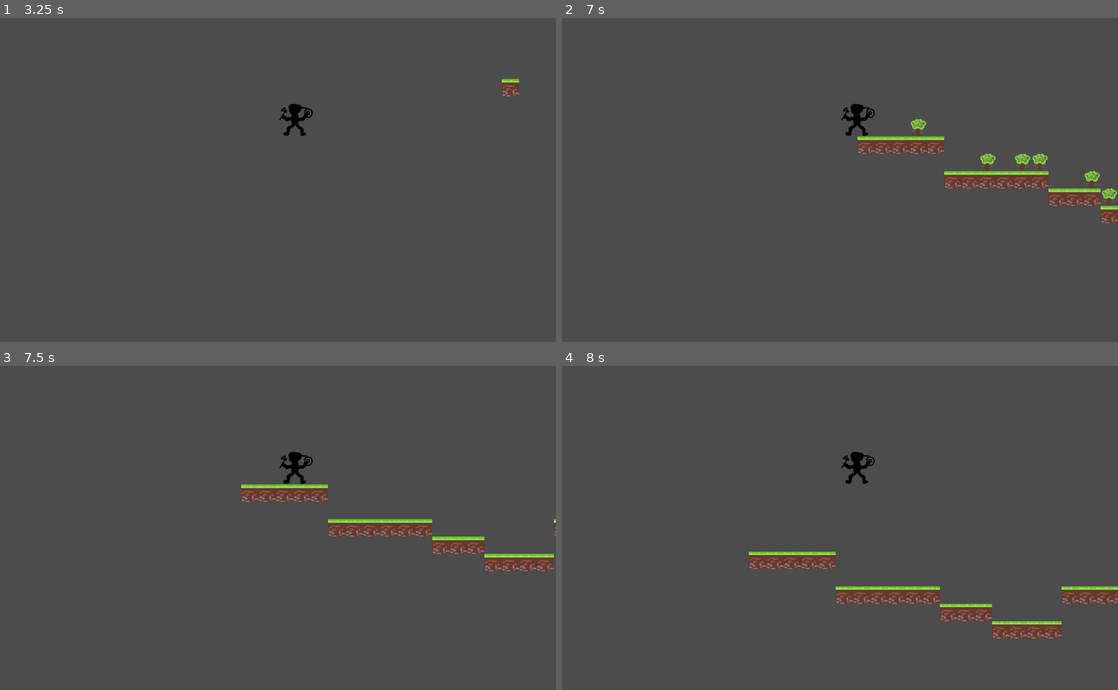
Above: before the commit, frames 1-4 (two rows, left to right).
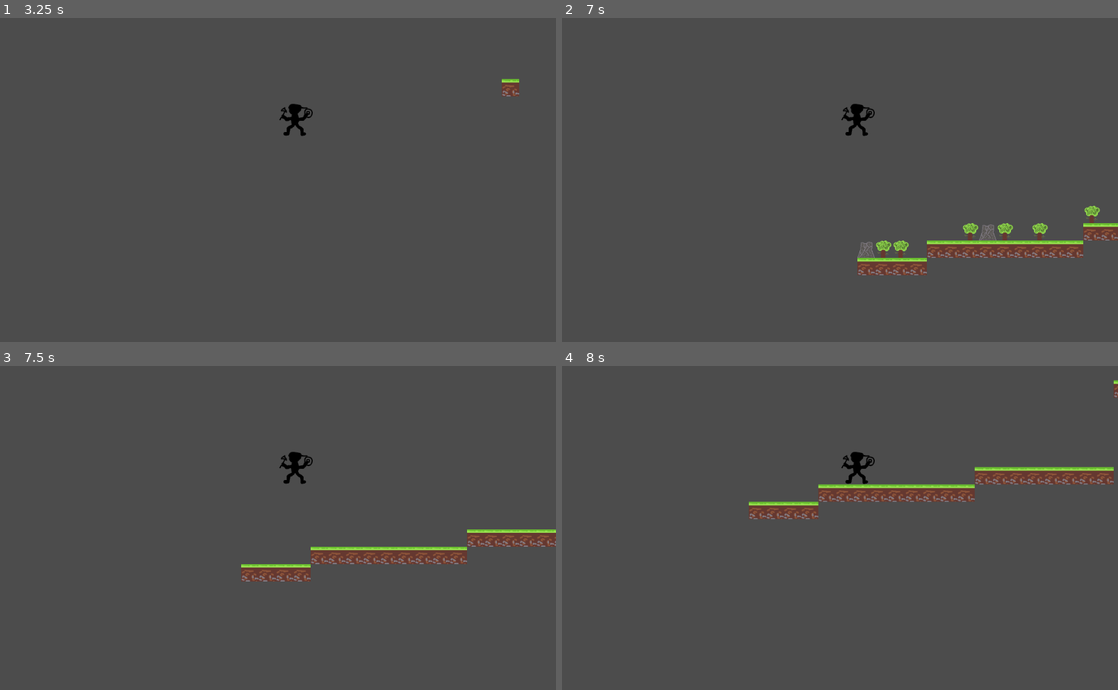
Above: after the commit, the same moments.

Repository: judo347/Project-GatheringPlatform
Game: Godot game, scene res://gamefiles/scenes/World.tscn
Two runs of this game, one before a commit and one after it. Both use one fixed random seed, a clock stepped at 60 frames per second and the inputs below.
Inputs (mouse positions are in pixels of both pictures, inside the frame that each line leads up to):
- Up to frame 1 (3.25 s): move the mouse to (250, 244) at 0.52 s; hold Right (ui_right) 0.53-2.03 s; tap Up (ui_up) at 0.77, 1.52, 3.02 s; move the mouse to (444, 228) at 1.27 s; move the mouse to (111, 131) at 2.02 s; hold Left (ui_left) from 2.03 s (still down); move the mouse to (305, 180) at 2.77 s
- Up to frame 2 (7 s): move the mouse to (756, 99) at 3.52 s; tap Up (ui_up) at 3.77, 4.52, 6.02, 6.77 s; move the mouse to (962, 163) at 4.27 s; release Left (ui_left) at 4.28 s; hold Right (ui_right) from 4.28 s (still down); move the mouse to (728, 196) at 5.02 s; move the mouse to (895, 108) at 5.77 s; move the mouse to (812, 244) at 6.52 s
- Up to frame 3 (7.5 s): keep holding Right (ui_right); move the mouse to (444, 576) at 7.27 s
- Up to frame 4 (8 s): keep holding Right (ui_right); tap Up (ui_up) at 7.52 s

Frame 1 is identical in both runs. In frame 2, 6.2% of the frame differs, in the area x 53-100%, y 31-80%; in frame 3, 5.8%; in frame 4, 7.1%, in the area x 33-100%, y 4-85%.

Commit message:
Level gen: materials are picked randomly.

Diff:
--- a/Project-Gathering Platform/gamefiles/scenes/GeneratedLevelTemplate.tscn
+++ b/Project-Gathering Platform/gamefiles/scenes/GeneratedLevelTemplate.tscn
@@ -19,6 +19,7 @@
 format = 1
 
 [node name="Player" parent="." instance=ExtResource( 3 )]
+editor/display_folded = true
 
 [node name="Camera2D" type="Camera2D" parent="Player"]
 position = Vector2( -64, -128 )
--- a/Project-Gathering Platform/gamefiles/scenes/World.tscn
+++ b/Project-Gathering Platform/gamefiles/scenes/World.tscn
@@ -79,6 +79,11 @@
 "points": PoolVector2Array( 0, 0, 0, 0, -320, -192, 0, 0, 0, 0, -448, -192, 43.7129, -58.7863, -43.7129, 58.7863, -544, -256, 0, 0, 0, 0, -576, 64, 0, 0, 0, 0, -672, 64 )
 }
 
+[sub_resource type="Curve2D" id=13]
+_data = {
+"points": PoolVector2Array(  )
+}
+
 [node name="World" type="Node"]
 
 [node name="Camera2D" type="Camera2D" parent="."]
@@ -596,6 +601,7 @@
 [node name="VBoxContainer" type="VBoxContainer" parent="UImaster/UIFullscreens/AchievementMenu/ScrollContainer"]
 
 [node name="CharPathFinding" type="Node" parent="."]
+editor/display_folded = true
 script = ExtResource( 32 )
 
 [node name="Slot1To3" type="Path2D" parent="CharPathFinding"]
@@ -660,6 +666,7 @@
 texture = ExtResource( 10 )
 
 [node name="Slot2To3" type="Path2D" parent="CharPathFinding"]
+curve = SubResource( 13 )
 
 [node name="PathFollow2D" type="PathFollow2D" parent="CharPathFinding/Slot2To3"]
 position = Vector2( -320, -192 )
--- a/Project-Gathering Platform/gamefiles/scripts/autoload/utilities.gd
+++ b/Project-Gathering Platform/gamefiles/scripts/autoload/utilities.gd
@@ -12,3 +12,11 @@
 		enums.CharacterEnum.ONE: return 1
 		enums.CharacterEnum.TWO: return 2
 		enums.CharacterEnum.THREE: return 3
+
+func get_rand_material_enum():
+	var number = get_rand(1,3)
+
+	match number:
+		1: return enums.MaterialEnum.GRASS
+		2: return enums.MaterialEnum.STONE
+		3: return enums.MaterialEnum.WOOD
--- a/Project-Gathering Platform/gamefiles/scripts/level_generator.gd
+++ b/Project-Gathering Platform/gamefiles/scripts/level_generator.gd
@@ -23,7 +23,7 @@
 
 	# Place materials
 	for material in materials_generated:
-		place_material(material, enums.MaterialEnum.WOOD)
+		place_material(material, utilities.get_rand_material_enum())
 
 	# place_material(Vector2(200, 0), enums.MaterialEnum.GRASS)
 	# place_material_with_amount(Vector2(200, -100), enums.MaterialEnum.STONE, 10)
Not shown: 1 places in Project-Gathering Platform/gamefiles/scenes/World.tscn that only renumber resources
